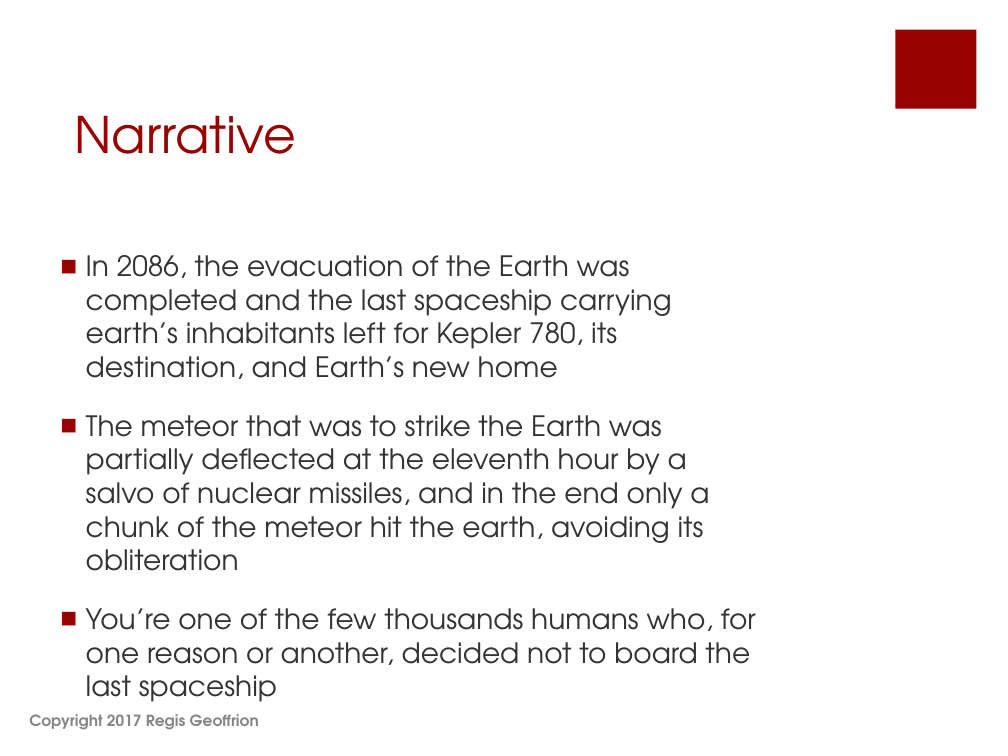
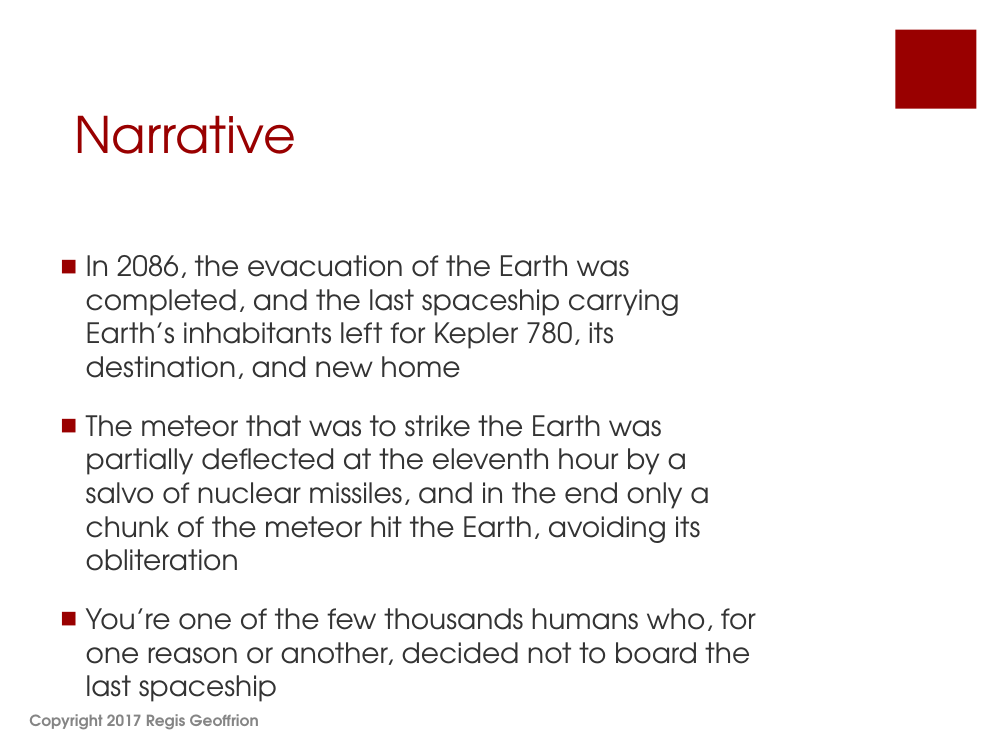
Before and after one commit to shahbazGamedev/Hero-s-Run, a slide deck: slide 2 of Documents/Earth Alone.pptx. Drawn at 1008x756 pixels with LibreOffice and Linux fonts; fonts in the diff are those of the drawing. Boxes give left, top, right and bottom in pixels: in the first picture for what was removed or moved away, otherwise in the second. Text is boxed around its words. In the diff, an @@ line names an element or a change of style, - is before the commit and + after.

Commit message:
Earth Alone v1.3

```diff
--- a/Documents/Earth Alone.pptx
+++ b/Documents/Earth Alone.pptx
@@ text at bbox=[86, 255, 709, 571]: text changed @@
-■ In 2086, the evacuation of the Earth was completed and the last spaceship carrying earth’s inhabitants left for Kepler 780, its destination, and Earth’s new home
-■ The meteor that was to strike the Earth was partially deflected at the eleventh hour by a salvo of nuclear missiles, and in the end only a chunk of the meteor hit the earth, avoiding its obliteration
+■ In 2086, the evacuation of the Earth was completed, and the last spaceship carrying Earth’s inhabitants left for Kepler 780, its destination, and new home
+■ The meteor that was to strike the Earth was partially deflected at the eleventh hour by a salvo of nuclear missiles, and in the end only a chunk of the meteor hit the Earth, avoiding its obliteration
```
Also in this commit, not shown: 12 other slides changed, 1 slide added, 1 slide removed.
